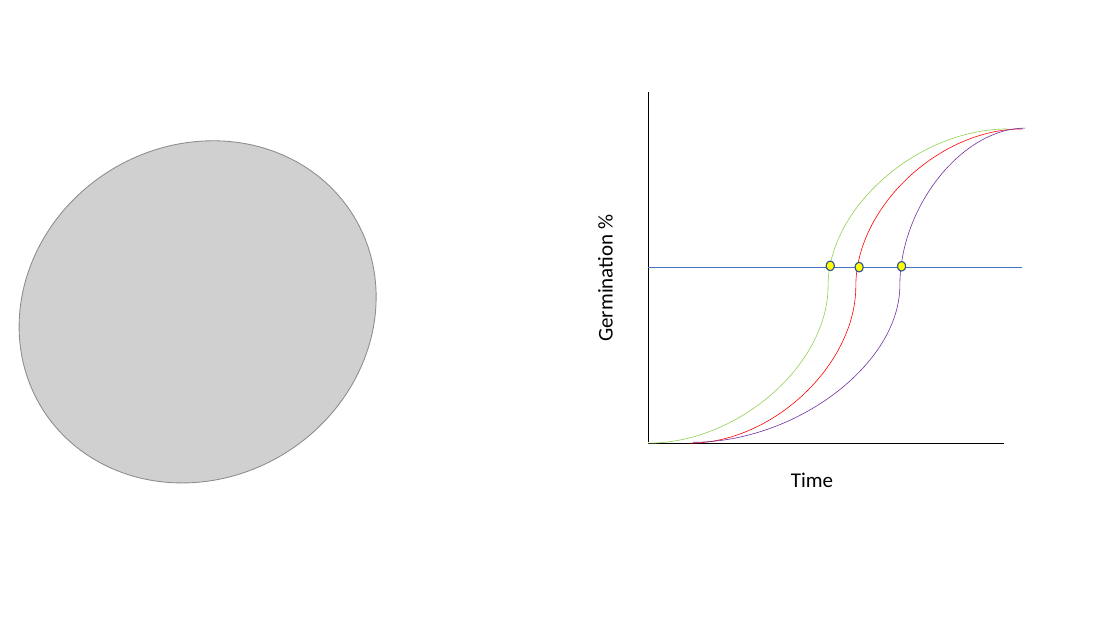
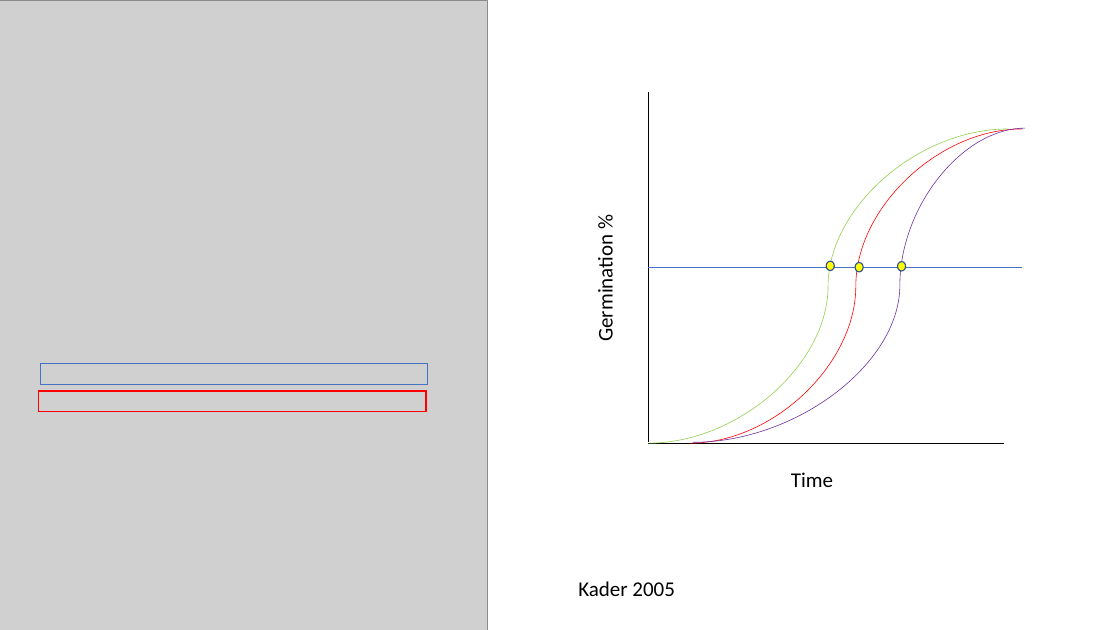
Before and after one commit to dbuona/timetogerminate, a slide deck: slide 4 of germination_trials/seed_update_labmeeting.pptx (slide 2 before the commit). Drawn at 1120x630 pixels with LibreOffice and Linux fonts; fonts in the diff are those of the drawing; grey boxes stand for pictures. Boxes give left, top, right and bottom in pixels: in the first picture for what was removed or moved away, otherwise in the second. Text is boxed around its words. In the diff, an @@ line names an element or a change of style, - is before the commit and + after.

```diff
--- a/germination_trials/seed_update_labmeeting.pptx
+++ b/germination_trials/seed_update_labmeeting.pptx
@@ picture at <box>0,0,487,630</box>: rotation 328 to 0 degrees @@
@@ rectangle added at <box>40,364,428,385</box>, outline #4472C4 1 pt @@
@@ rectangle added at <box>39,391,426,412</box>, outline #FF0000 1 pt @@
@@ text added at <box>578,581,675,596</box>, 18 pt, text #000000 @@
+Kader 2005
```
Also in this commit, not shown: 1 other slide changed, 7 slides added, 4 slides removed, 6 other files.
